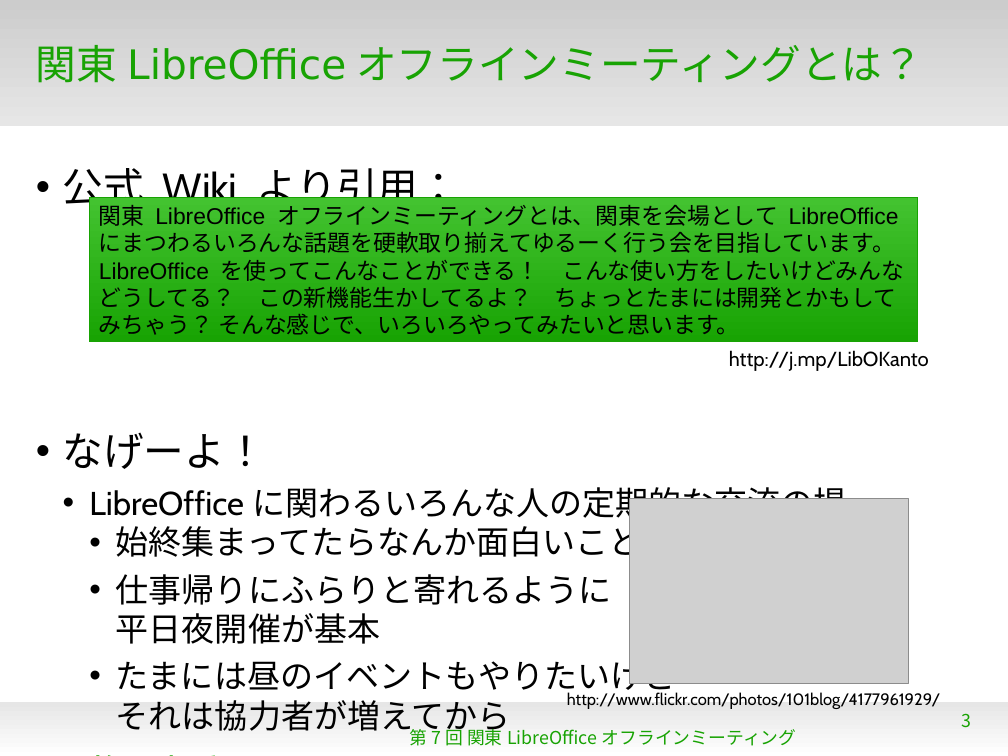
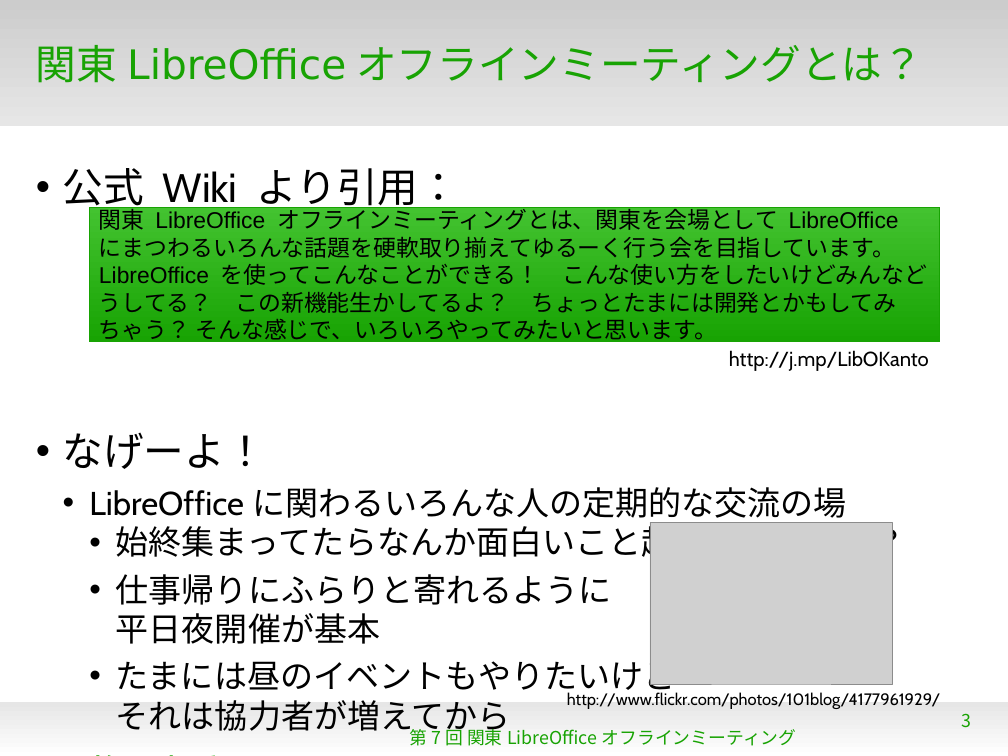
Before and after one commit to naruoga/KantoLibreOffice, a slide deck: slide 3 of May2014/201405news.odp. Drawn at 1008x756 pixels with LibreOffice and Linux fonts; fonts in the diff are those of the drawing; grey boxes stand for pictures; background and template pictures are left out. Boxes give left, top, right and bottom in pixels: in the first picture for what was removed or moved away, otherwise in the second. Text is boxed around its words. In the diff, an @@ line names an element or a change of style, - is before the commit and + after.

```diff
--- a/May2014/201405news.odp
+++ b/May2014/201405news.odp
@@ rectangle "関東 LibreOffice オフラインミーティングとは、関東を会場として LibreOffice にまつわるいろんな話 ...": place and size @@
-rectangle "関東 LibreOffice オフラインミーティングとは、関東を会場として LibreOffice にまつわるいろんな話 ..." at bbox=[90, 198, 918, 342]
+rectangle "関東 LibreOffice オフラインミーティングとは、関東を会場として LibreOffice にまつわるいろんな話 ..." at bbox=[90, 208, 939, 342]
@@ picture: place and size @@
-picture at bbox=[630, 499, 908, 684]
+picture at bbox=[650, 522, 893, 684]
```
Also in this commit, not shown: 4 other slides changed.
